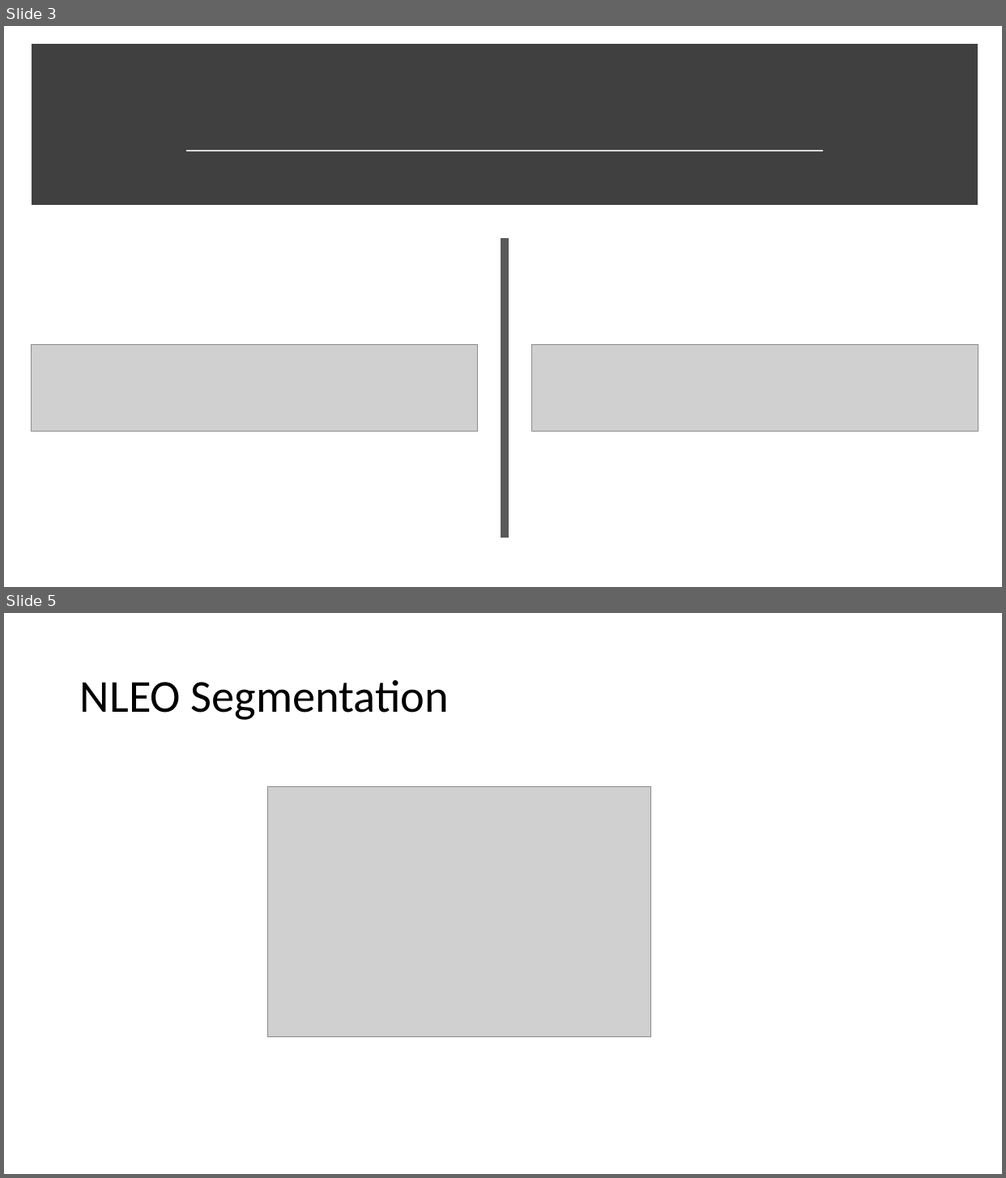
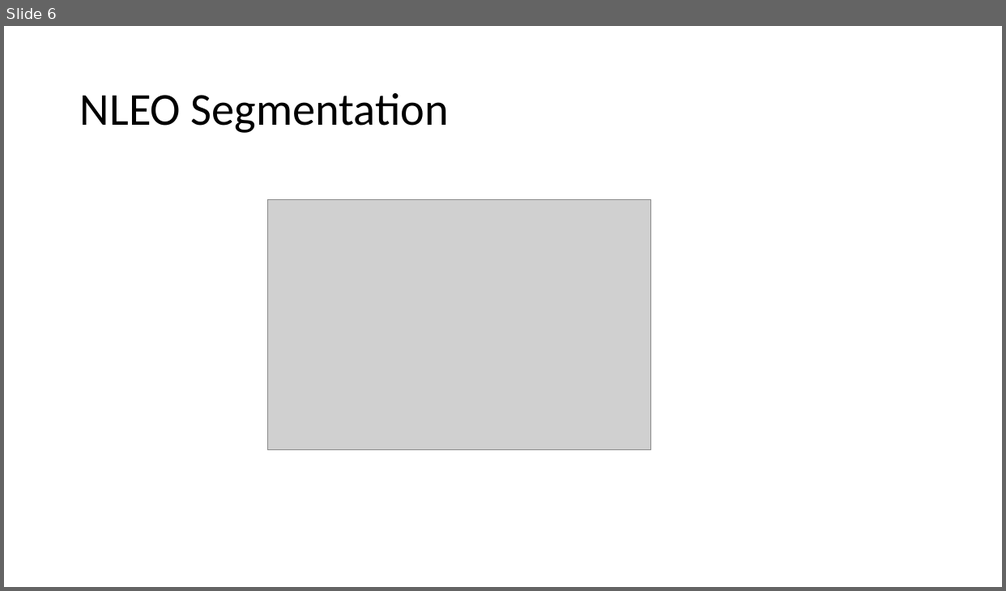
Before and after one commit to vkoil/pempheris-adspersa-alphabetisation, a slide deck: Bigeye Vocalisation.pptx. Shown one above the other, each under a label of ours: slides 3 and 5 before the commit, slide 6 after it; the slides between them are not shown. The pictures are 1006x1178 and 1006x591 pixels, drawn with LibreOffice and Linux fonts; fonts in the diff are those of the drawing; grey boxes stand for pictures. Boxes give left, top, right and bottom in pixels: in the first picture for what was removed or moved away, otherwise in the second. Text is boxed around its words. In the diff, an @@ line names an element or a change of style, - is before the commit and + after.

```diff
--- a/Bigeye Vocalisation.pptx
+++ b/Bigeye Vocalisation.pptx
@@ slide 3 removed at <box>4,26,1002,587</box>, background #FFFFFF @@
@@ rectangle removed at <box>36,49,973,200</box> @@
@@ line removed from (187, 150) to (823, 150) @@
@@ line removed from (505, 238) to (505, 538) @@
@@ picture removed at <box>31,345,478,432</box> @@
@@ picture removed at <box>532,345,978,432</box> @@
@@ what was slide 5 is now slide 6 @@
```
Also in this commit, not shown: 2 slides changed, 3 slides added, 1 other slide removed.
